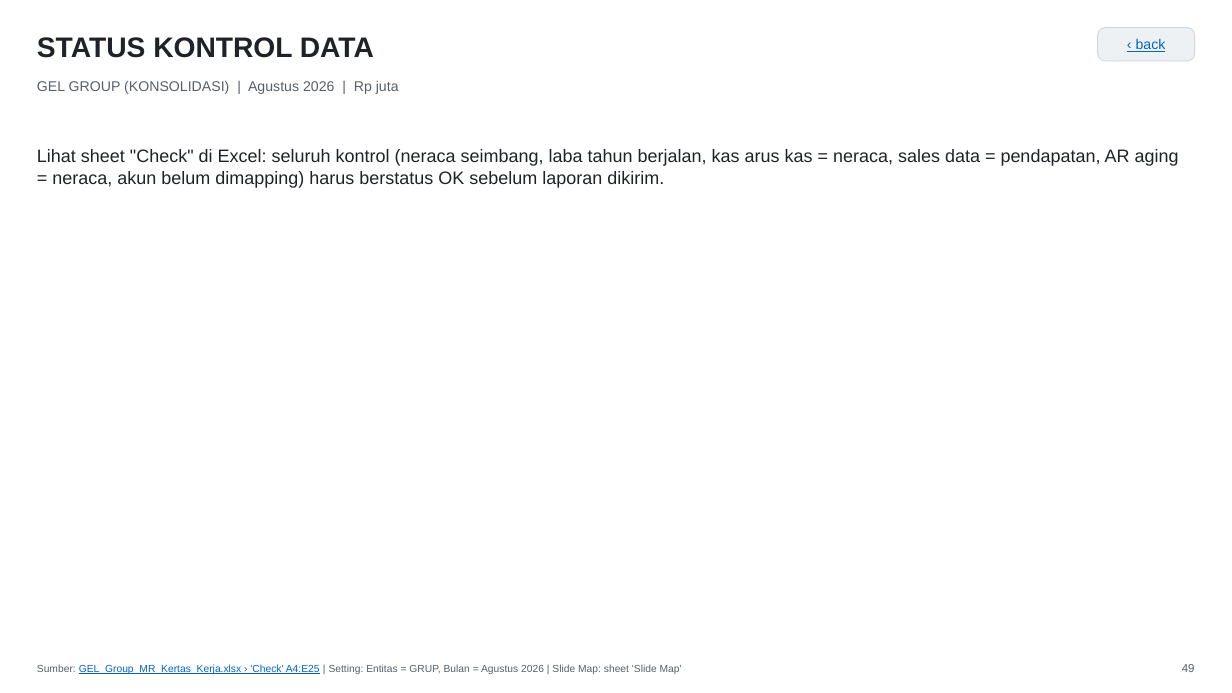
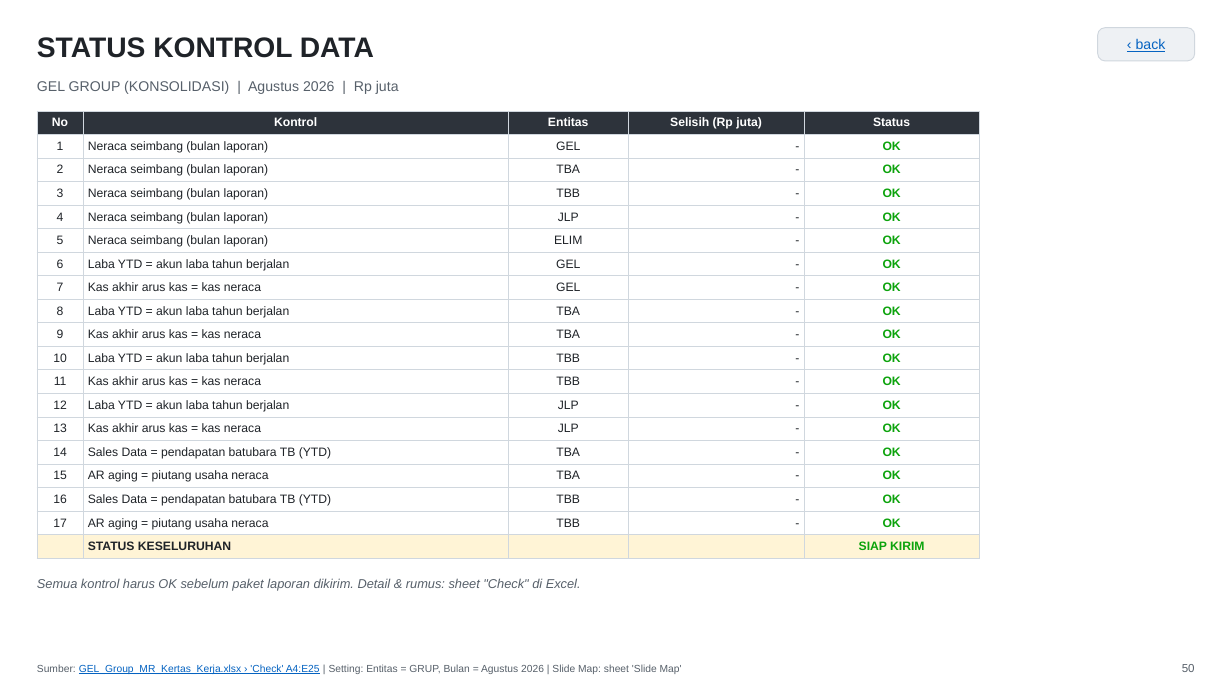
Before and after one commit to Riana-2106/Riana-NextGen-Builders-Final-Project, a slide deck: slide 50 of docs/fpa-global-energy-group/gel-group-management-report/GEL_Group_Management_Report.pptx (slide 49 before the commit). Drawn at 1232x693 pixels with LibreOffice and Linux fonts; fonts in the diff are those of the drawing. Boxes give left, top, right and bottom in pixels: in the first picture for what was removed or moved away, otherwise in the second. Text is boxed around its words. In the diff, an @@ line names an element or a change of style, - is before the commit and + after.

```diff
--- a/docs/fpa-global-energy-group/gel-group-management-report/GEL_Group_Management_Report.pptx
+++ b/docs/fpa-global-energy-group/gel-group-management-report/GEL_Group_Management_Report.pptx
@@ table added at (x1=37, y1=111, x2=980, y2=554), 19 rows, 5 columns @@
+No | Kontrol | Entitas | Selisih (Rp juta) | Status
+1 | Neraca seimbang (bulan laporan) | GEL | - | OK
+2 | Neraca seimbang (bulan laporan) | TBA | - | OK
+3 | Neraca seimbang (bulan laporan) | TBB | - | OK
+4 | Neraca seimbang (bulan laporan) | JLP | - | OK
+5 | Neraca seimbang (bulan laporan) | ELIM | - | OK
+6 | Laba YTD = akun laba tahun berjalan | GEL | - | OK
+7 | Kas akhir arus kas = kas neraca | GEL | - | OK
+8 | Laba YTD = akun laba tahun berjalan | TBA | - | OK
+9 | Kas akhir arus kas = kas neraca | TBA | - | OK
+10 | Laba YTD = akun laba tahun berjalan | TBB | - | OK
+11 | Kas akhir arus kas = kas neraca | TBB | - | OK
+12 | Laba YTD = akun laba tahun berjalan | JLP | - | OK
+13 | Kas akhir arus kas = kas neraca | JLP | - | OK
+14 | Sales Data = pendapatan batubara TB (YTD) | TBA | - | OK
+15 | AR aging = piutang usaha neraca | TBA | - | OK
+16 | Sales Data = pendapatan batubara TB (YTD) | TBB | - | OK
+17 | AR aging = piutang usaha neraca | TBB | - | OK
+ | STATUS KESELURUHAN |  |  | SIAP KIRIM
@@ text removed at (x1=37, y1=149, x2=1179, y2=188) @@
-Lihat sheet "Check" di Excel: seluruh kontrol (neraca seimbang, laba tahun berjalan, kas arus kas = neraca, sales data = pendapatan, AR aging = neraca, akun belum dimapping) harus berstatus OK sebelum laporan dikirim.
@@ text added at (x1=37, y1=578, x2=581, y2=591), 10 pt, text #57606A, italic @@
+Semua kontrol harus OK sebelum paket laporan dikirim. Detail & rumus: sheet "Check" di Excel.
@@ text at (x1=1182, y1=664, x2=1195, y2=672): text changed @@
-49
+50
```
Also in this commit, not shown: 30 other slides changed, 1 slide added, 1 other file.
